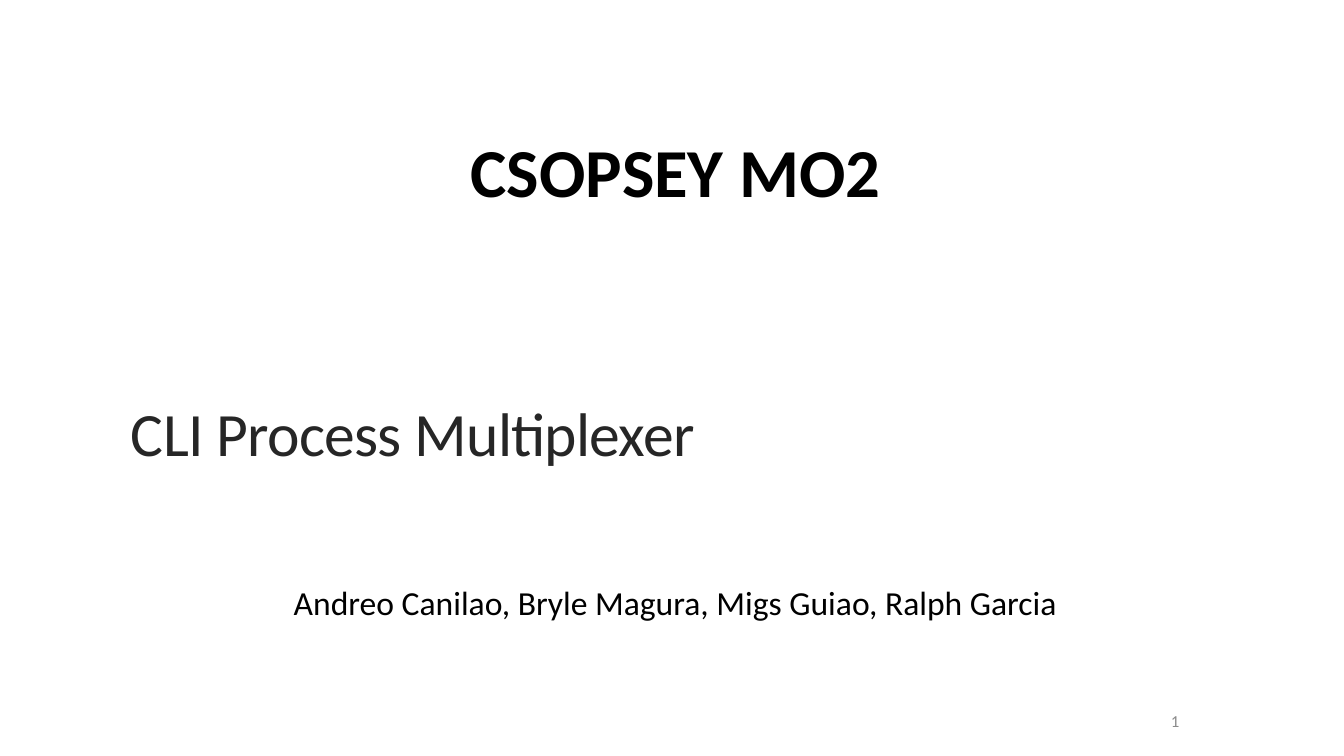
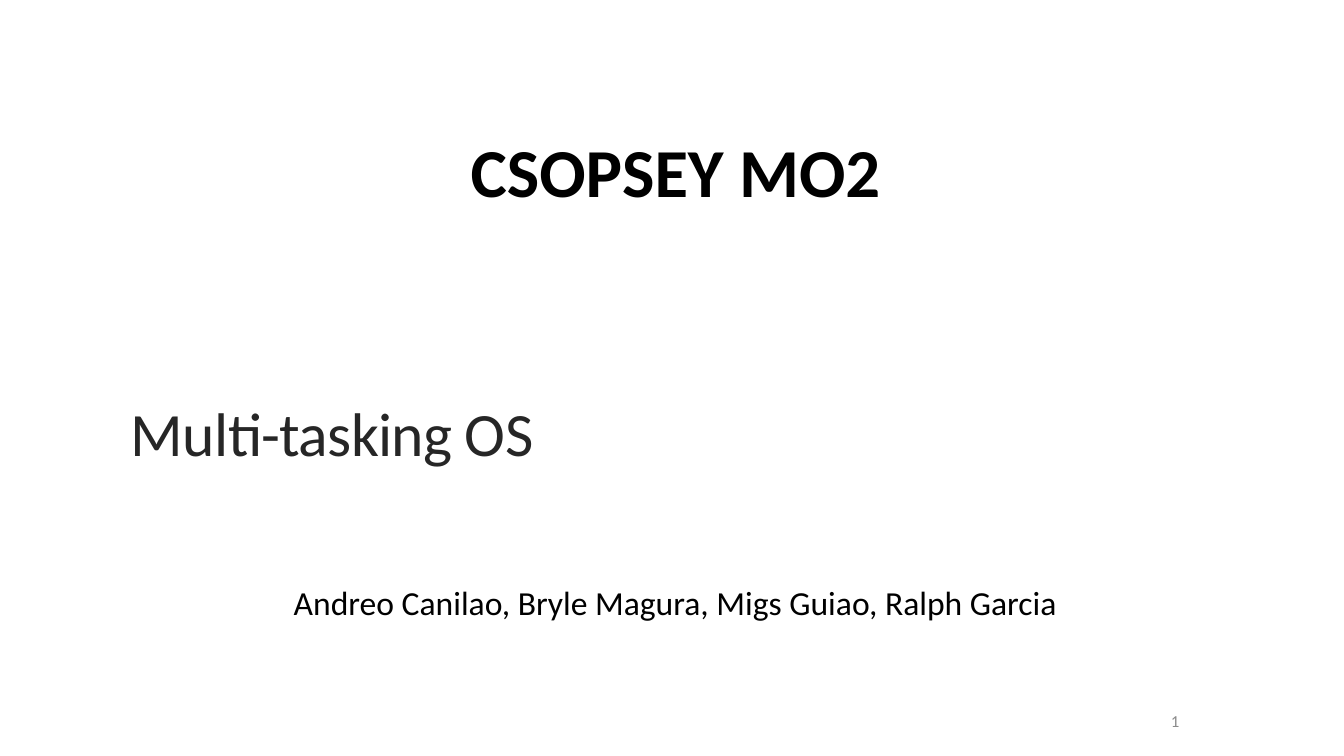
Before and after one commit to migsGUIao/CSOPESY_S12G25_Homeworks, a slide deck: slide 1 of MO2_PPT.pptx. Drawn at 1344x756 pixels with LibreOffice and Linux fonts; fonts in the diff are those of the drawing; background and template pictures are left out. Boxes give left, top, right and bottom in pixels: in the first picture for what was removed or moved away, otherwise in the second. Text is boxed around its words. In the diff, an @@ line names an element or a change of style, - is before the commit and + after.

```diff
--- a/MO2_PPT.pptx
+++ b/MO2_PPT.pptx
@@ text at [131,413,533,467]: text changed @@
-CLI Process Multiplexer
+Multi-tasking OS
```
Also in this commit, not shown: 1 other slide changed, 4 slides added, 3 slides removed.
